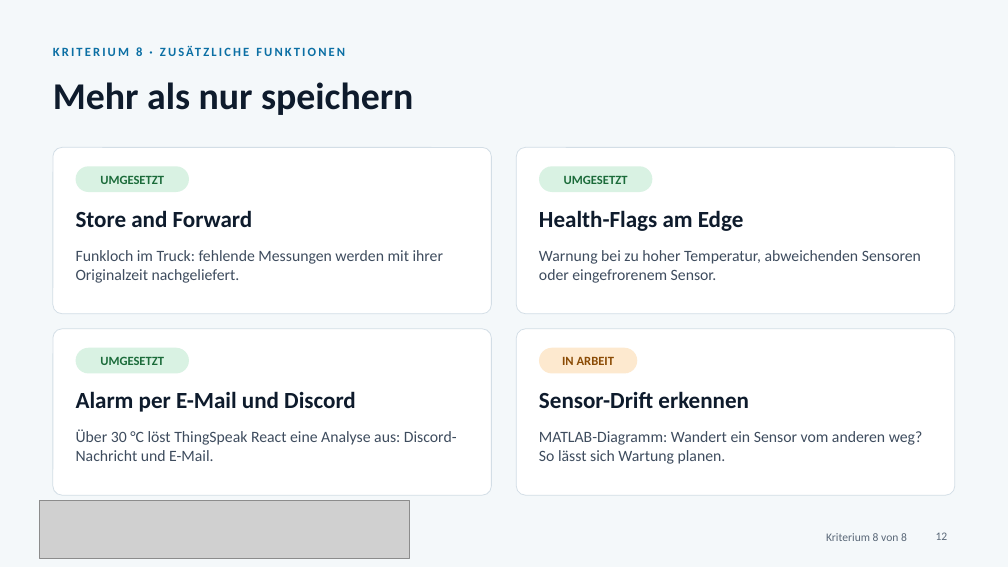
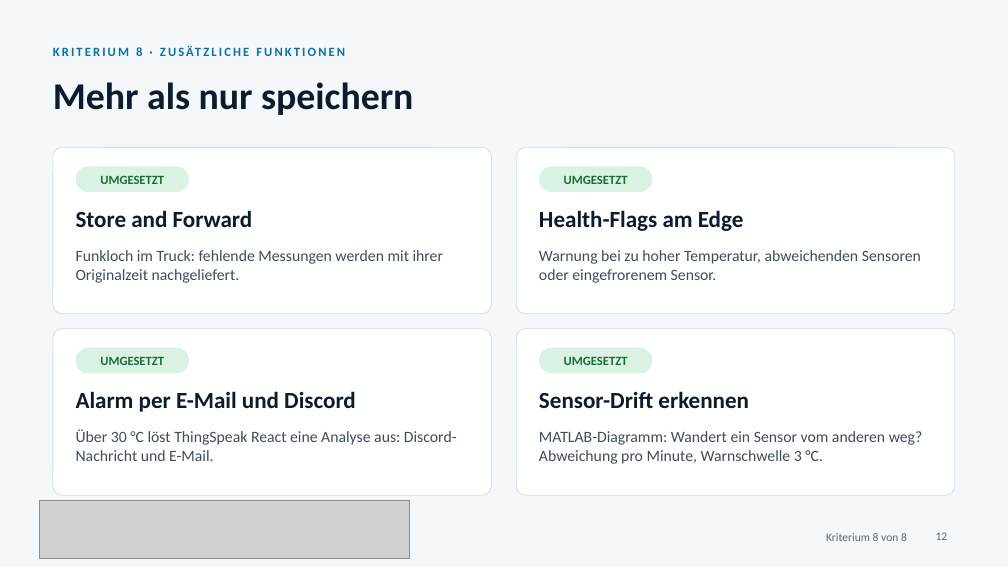
Before and after one commit to 47Felix/RasberryPI-Team-13, a slide deck: slide 12 of Challenge-III-Ice-Truck-Cloud/Praesentation/ice-truck-in-der-cloud.pptx. Drawn at 1008x567 pixels with LibreOffice and Linux fonts; fonts in the diff are those of the drawing; grey boxes stand for pictures. Boxes give left, top, right and bottom in pixels: in the first picture for what was removed or moved away, otherwise in the second. Text is boxed around its words. In the diff, an @@ line names an element or a change of style, - is before the commit and + after.

```diff
--- a/Challenge-III-Ice-Truck-Cloud/Praesentation/ice-truck-in-der-cloud.pptx
+++ b/Challenge-III-Ice-Truck-Cloud/Praesentation/ice-truck-in-der-cloud.pptx
@@ rounded rectangle "UMGESETZT": place and size @@
-rounded rectangle "UMGESETZT" at bbox=[539, 348, 637, 374]
+rounded rectangle "UMGESETZT" at bbox=[539, 348, 653, 374]
@@ rounded rectangle "UMGESETZT" at bbox=[539, 348, 653, 374]: fill #FDE9CF to #D9F2E3 @@
@@ text in rounded rectangle at bbox=[564, 356, 628, 365]: text changed; text colour #8A4B05 to #1B6B3A @@
-IN ARBEIT
+UMGESETZT
@@ text at bbox=[539, 431, 923, 464]: text changed @@
-MATLAB-Diagramm: Wandert ein Sensor vom anderen weg? So lässt sich Wartung planen.
+MATLAB-Diagramm: Wandert ein Sensor vom anderen weg? Abweichung pro Minute, Warnschwelle 3 °C.
```
Also in this commit, not shown: 15 other files.
